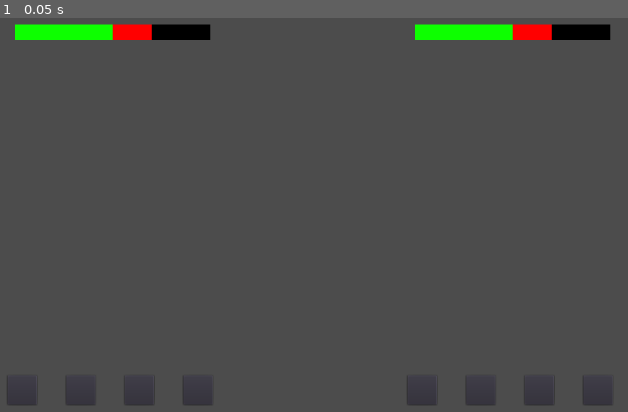
Above: before the commit, frame 1.
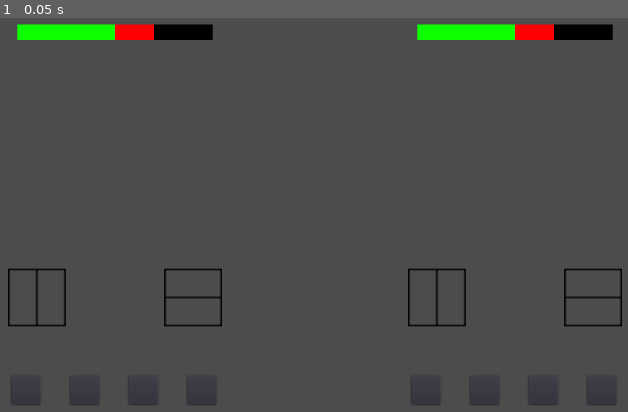
Above: after the commit, the same moment.

Repository: egiffari/tugas-akhir
Game: Godot game, scene res://battle_screen.tscn
Two runs of this game, one before a commit and one after it. Both use one fixed random seed, a clock stepped at 60 frames per second and the inputs below. The project has no main scene, so this scene is started directly.
Inputs:
- Up to frame 1 (0.05 s): no input

The runs differ from the first frame. In frame 1, 1.2% of the frame differs, in the area x 1-100%, y 1-99%.

Commit message:
added blocks to battle screen

Diff:
--- /dev/null
+++ b/Blocks.tscn
@@ -0,0 +1,12 @@
+[gd_scene load_steps=3 format=2]
+
+[ext_resource path="res://vertical_blocks.tscn" type="PackedScene" id=1]
+[ext_resource path="res://horizontal_blocks.tscn" type="PackedScene" id=2]
+
+[node name="Blocks" type="Node2D"]
+
+[node name="vertical_blocks" parent="." instance=ExtResource( 1 )]
+position = Vector2( -50, 0 )
+
+[node name="horizontal_blocks" parent="." instance=ExtResource( 2 )]
+position = Vector2( 50, 0 )
--- a/battle_screen.tscn
+++ b/battle_screen.tscn
@@ -1,7 +1,8 @@
-[gd_scene load_steps=3 format=2]
+[gd_scene load_steps=4 format=2]
 
 [ext_resource path="res://health_bar.tscn" type="PackedScene" id=1]
 [ext_resource path="res://question.tscn" type="PackedScene" id=2]
+[ext_resource path="res://Blocks.tscn" type="PackedScene" id=3]
 
 [node name="battle_screen" type="Node2D"]
 
@@ -9,26 +10,34 @@
 position = Vector2( 256, 0 )
 
 [node name="health_bar" parent="player1" instance=ExtResource( 1 )]
-margin_left = -128.0
+margin_left = -125.0
 margin_top = 25.0
-margin_right = -128.0
+margin_right = -125.0
 margin_bottom = 25.0
 rect_scale = Vector2( 0.5, 0.5 )
 
 [node name="question" parent="player1" instance=ExtResource( 2 )]
-position = Vector2( -25, 250 )
+position = Vector2( -20, 250 )
 scale = Vector2( 0.75, 0.75 )
+
+[node name="Blocks" parent="player1" instance=ExtResource( 3 )]
+position = Vector2( 0, 375 )
+scale = Vector2( 2, 2 )
 
 [node name="player2" type="Node2D" parent="."]
 position = Vector2( 768, 0 )
 
 [node name="health_bar" parent="player2" instance=ExtResource( 1 )]
-margin_left = -128.0
+margin_left = -125.0
 margin_top = 25.0
-margin_right = -128.0
+margin_right = -125.0
 margin_bottom = 25.0
 rect_scale = Vector2( 0.5, 0.5 )
 
 [node name="question" parent="player2" instance=ExtResource( 2 )]
-position = Vector2( -25, 250 )
+position = Vector2( -20, 250 )
 scale = Vector2( 0.75, 0.75 )
+
+[node name="Blocks" parent="player2" instance=ExtResource( 3 )]
+position = Vector2( 0, 375 )
+scale = Vector2( 2, 2 )
--- a/horizontal_blocks.tscn
+++ b/horizontal_blocks.tscn
@@ -10,10 +10,8 @@
 [ext_resource path="res://Assets/8hor.png" type="Texture" id=8]
 
 [node name="horizontal_blocks" type="Node2D"]
-modulate = Color( 1, 1, 1, 0.478431 )
 
 [node name="hori_2" type="Node2D" parent="."]
-visible = false
 
 [node name="Sprite" type="Sprite" parent="hori_2"]
 texture = ExtResource( 5 )
--- a/vertical_blocks.tscn
+++ b/vertical_blocks.tscn
@@ -10,10 +10,8 @@
 [ext_resource path="res://Assets/8ver.png" type="Texture" id=8]
 
 [node name="vertical_blocks" type="Node2D"]
-modulate = Color( 1, 1, 1, 0.478431 )
 
 [node name="vert_2" type="Node2D" parent="."]
-visible = false
 
 [node name="Sprite" type="Sprite" parent="vert_2"]
 texture = ExtResource( 1 )
@@ -65,6 +63,7 @@
 hframes = 9
 
 [node name="vert_9" type="Node2D" parent="."]
+visible = false
 
 [node name="Sprite" type="Sprite" parent="vert_9"]
 texture = ExtResource( 2 )
Binary file changed: Assets/2hor.png
Binary file changed: Assets/2ver.png
Binary file changed: Assets/3hor.png
Binary file changed: Assets/3ver.png
Binary file changed: Assets/4hor.png
Binary file changed: Assets/4ver.png
Binary file changed: Assets/5hor.png
Binary file changed: Assets/5ver.png
Binary file changed: Assets/6hor.png
Binary file changed: Assets/6ver.png
Binary file changed: Assets/7hor.png
Binary file changed: Assets/7ver.png
(and 4 more such lines)
